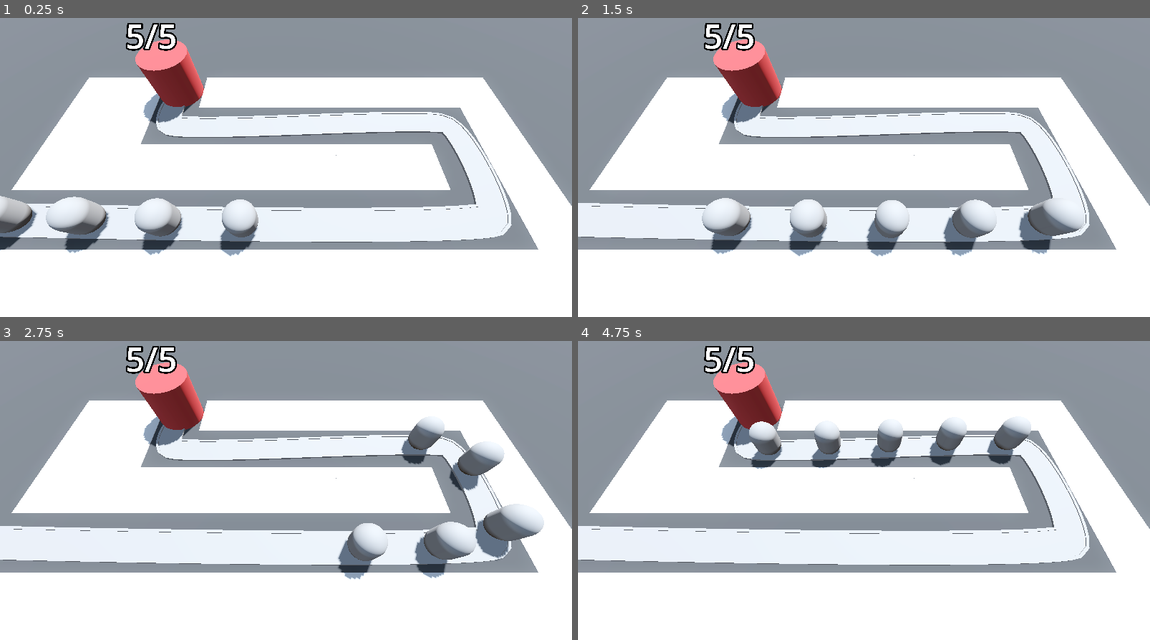
Above: before the commit, frames 1-4 (two rows, left to right).
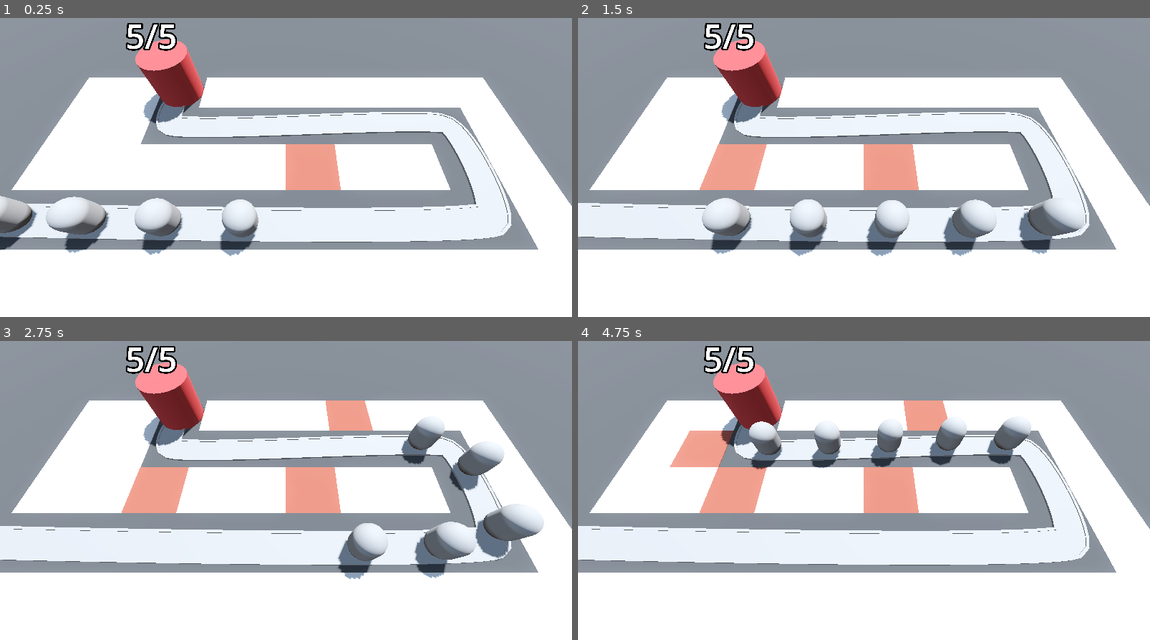
Above: after the commit, the same moments.

Repository: vibrunazo/godot-barbarian
Game: Godot game, scene res://levels/base_level.tscn
The game is run twice, just before and just after one commit, with the same random seed, the same clock (stepped at 60 frames per second) and the same inputs.
Inputs (mouse positions are in pixels of both pictures, inside the frame that each line leads up to):
- Up to frame 1 (0.25 s): no input
- Up to frame 2 (1.5 s): tap Enter at 0.5 s; move the mouse to (989, 140) at 0.52 s; hold S (toggle_speed) 0.53-1.28 s; move the mouse to (749, 173) at 1.27 s; tap S (toggle_speed) at 1.35 s
- Up to frame 3 (2.75 s): move the mouse to (343, 406) at 2.02 s; hold S (toggle_speed) from 2.03 s (still down)
- Up to frame 4 (4.75 s): move the mouse to (835, 544) at 2.77 s; release S (toggle_speed) at 2.78 s; tap S (toggle_speed) at 2.85, 4.35 s; move the mouse to (1035, 526) at 3.52 s; hold S (toggle_speed) 3.53-4.28 s; move the mouse to (692, 430) at 4.27 s

The runs differ from the first frame. In frame 1, 1.4% of the frame differs, in the area x 49-60%, y 42-58%; in frame 2, 2.8%; in frame 3, 3.5%; in frame 4, 4.5%, in the area x 16-65%, y 19-58%.

Commit message:
43. Updating Gridmap Cells

Diff:
--- a/camera/ray_picker_camera.gd
+++ b/camera/ray_picker_camera.gd
@@ -12,4 +12,11 @@
 	var mouse_position: Vector2 = get_viewport().get_mouse_position()
 	ray_cast.target_position = project_local_ray_normal(mouse_position) * 100
 	ray_cast.force_raycast_update()
-	print("Collider: %s, pos: %s" % [ray_cast.get_collider(), ray_cast.get_collision_point()])
+	if ray_cast.is_colliding():
+		var collider := ray_cast.get_collider()
+		if collider is GridMap:
+			var collision_point: Vector3 = ray_cast.get_collision_point()
+			var cell: Vector3i = collider.local_to_map(collision_point)
+			printt(cell, collider.get_cell_item(cell))
+			if collider.get_cell_item(cell) == 0:
+				collider.set_cell_item(cell, 1)
